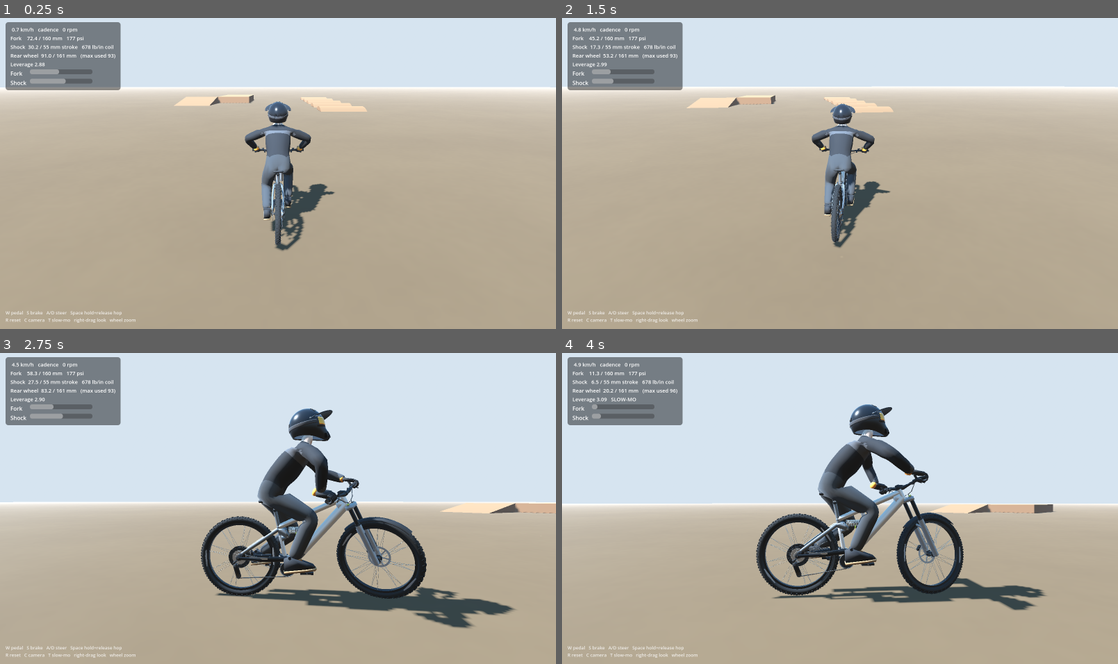
Above: before the commit, frames 1-4 (two rows, left to right).
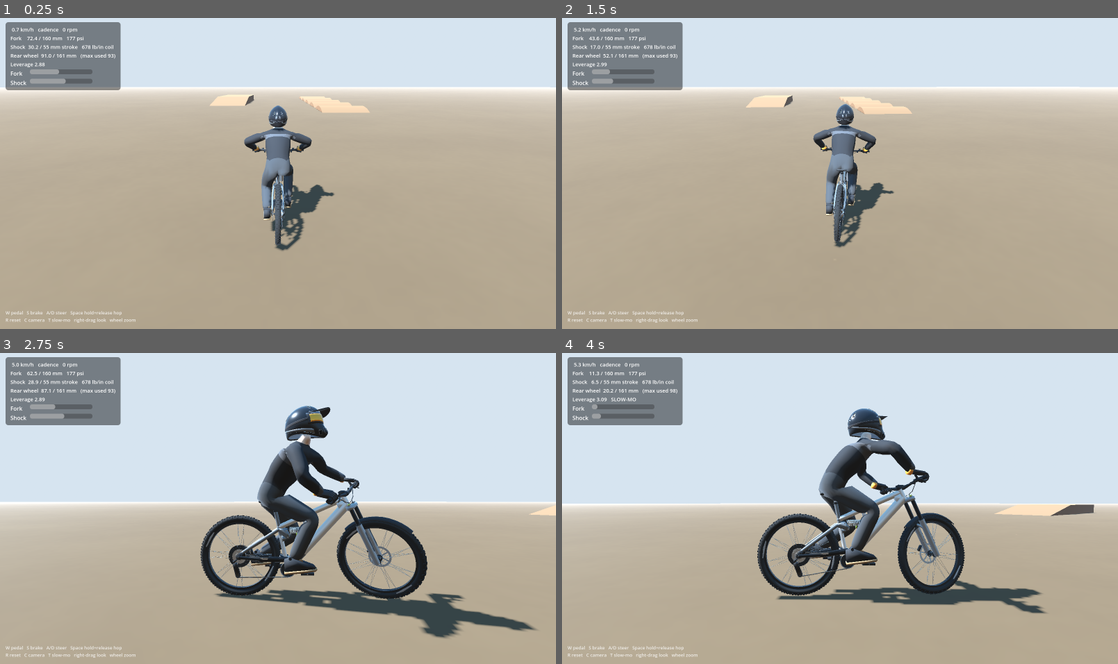
Above: after the commit, the same moments.

Repository: rclogos44-svg/mtb-game
Game: Godot game, scene res://main.tscn
Same seed, same stepped clock (60 frames per second), same inputs: the game is played once before the commit and once after it.
Inputs (mouse positions are in pixels of both pictures, inside the frame that each line leads up to):
- Up to frame 1 (0.25 s): no input
- Up to frame 2 (1.5 s): move the mouse to (962, 157) at 0.52 s; hold D (steer_right) 0.53-1.25 s; hold W (pedal) 0.53-1.25 s; click (962, 157) at 0.67 s; tap Space (hop) at 0.77, 0.8, 1.07 s; drag from (728, 189) to (812, 235) at 1.27 s
- Up to frame 3 (2.75 s): move the mouse to (333, 440) at 2.02 s; hold D (steer_right) from 2.03 s (still down); hold C (camera) from 2.03 s (still down); tap Space (hop) at 2.3 s
- Up to frame 4 (4 s): release D (steer_right) at 2.75 s; release C (camera) at 2.75 s; drag from (812, 570) to (673, 461) at 2.77 s; move the mouse to (1006, 555) at 3.52 s; hold A (steer_left) from 3.53 s (still down); hold T (slowmo) from 3.53 s (still down); tap Space (hop) at 3.77, 3.8 s

The runs differ from the first frame. In frame 1, 1.4% of the frame differs, in the area x 31-67%, y 25-73%; in frame 2, 2.2%; in frame 3, 6.8%, in the area x 2-100%, y 3-92%; in frame 4, 5.3%.

Commit message:
Reactive rider body, stable rollers and drops, fixed stretched hand, new helmet
- Tyres feel the ground with a fan of rays round the lower half, so bumps are
  met by the tyre's leading edge instead of a jolt once under the axle
- Tyre relaxation length; lean target from the steering geometry; rider
  keeps the nose down on one wheel and lines the bike up in the air
- Kicker ramp was placed beside the deck; rollers made smoother
- Rider: hips are a sprung mass that sinks, surges and crouches; legs and
  arms re-solved each tick; torso twists and folds so hands reach the grips
- Fixed pose drift (the cause of the stretched hand): animation sampled
  directly from a reset pose every tick, all on the physics tick
- Helmet redesigned: longer DH shell with ridge, rear lip, vent ports,
  smooth side swooshes, flatter peak, slimmer strap
- Tests: rollers and drop at 4 speeds with steering, feet on pedals, hands
  on grips through every run

Co-Authored-By: Claude Opus 5.5 <noreply@anthropic.com>
Claude-Session: https://claude.ai/code/session_01PTmU7TnnDY58xfcdWWtbHm

Diff:
--- a/game/scripts/bike.gd
+++ b/game/scripts/bike.gd
@@ -13,8 +13,11 @@
 
 const GEO_PATH := "res://assets/geometry.json"
 const TYRE_TUBE := 0.0275          # tyre cross-section radius (m)
-const TYRE_RATE := 110000.0        # tyre vertical stiffness once the suspension bottoms (N/m)
+const TYRE_RATE := 110000.0
+const TYRE_RELAX_LEN := 0.25      # m        # tyre vertical stiffness once the suspension bottoms (N/m)
 const GRAV := 9.81
+## Ray angles round the tyre from straight down (+ = ahead of the axle).
+const WHEEL_RAY_ANGLES := [-0.9, -0.6, -0.35, -0.15, 0.0, 0.15, 0.35, 0.6, 0.9]
 
 @export_group("Rider")
 @export var rider_mass := 75.0
@@ -37,7 +40,9 @@
 @export var air_roll_stiffness := 450.0
 @export var air_roll_damping := 90.0
 @export var air_yaw_damping := 30.0
-@export var air_pitch_damping := 12.0
+@export var air_pitch_stiffness := 220.0
+@export var air_pitch_damping := 40.0
+@export var one_wheel_recovery := 900.0
 ## A rider can't spin the bike faster than this about its roll / yaw axes (rad/s).
 @export var max_twist_rate := 5.0
 
@@ -93,6 +98,7 @@
 	var skid := false
 	var max_s := 0.0          ## deepest travel used (for the HUD)
 	var brake_fx := 0.0       ## brake force applied this step (N)
+	var fy := 0.0             ## cornering force, lagged by the relaxation length (N)
 
 
 static func uv3(p) -> Vector3:
@@ -208,6 +214,8 @@
 	if grounded:
 		# on one wheel the lone tyre can't hold a full lean, so ease off
 		_lean_assist(up_b, fwd_b, 1.0 if both else 0.35)
+		if not both:
+			_one_wheel_balance(fwd_b, right_b)
 		# the rider's arms and legs soak up fast pitching (braking dive, landings)
 		apply_torque(right_b * (-angular_velocity.dot(right_b) * rider_pitch_damping))
 	else:
@@ -222,25 +230,41 @@
 
 func _wheel_step(w: Wheel, axle_ext: Vector3, sus_axis: Vector3, wheel_axis: Vector3,
 		is_rear: bool, dt: float, com_g: Vector3, fwd_b: Vector3) -> void:
+	# Probe the ground with a fan of rays round the lower half of the tyre, so
+	# a bump is felt by the leading edge of the tyre (as on a real wheel), not
+	# only once it is under the axle. For each hit, work out how far the axle
+	# must rise along the suspension axis for the tyre to just touch that point.
+	var space := get_world_3d().direct_space_state
 	var down := -global_transform.basis.y
-	var q := PhysicsRayQueryParameters3D.create(axle_ext - down * 0.3,
-			axle_ext + down * (w.travel + wheel_r + 0.4))
-	q.exclude = [get_rid()]
-	var hit := get_world_3d().direct_space_state.intersect_ray(q)
-
+	var wfwd := down.cross(wheel_axis).normalized()          # wheel's forward, in its plane
+	var top := axle_ext + sus_axis * (w.travel + 0.06)        # rays start above full travel
 	var overlap := -1.0
 	var n := Vector3.UP
 	var a_dot_n := 1.0
 	var n_ip := Vector3.ZERO
-	if not hit.is_empty():
-		n = hit["normal"]
-		n_ip = n - wheel_axis * n.dot(wheel_axis)      # ground normal within the wheel plane
-		var c := n_ip.length()
-		var h_ext: float = (axle_ext - (hit["position"] as Vector3)).dot(n)
-		var h_req := (wheel_r - TYRE_TUBE) * c + TYRE_TUBE
-		a_dot_n = sus_axis.dot(n)
-		if a_dot_n > 0.25:
-			overlap = (h_req - h_ext) / a_dot_n
+	for ang in WHEEL_RAY_ANGLES:
+		var dir := (down * cos(ang) + wfwd * sin(ang)).normalized()
+		var q := PhysicsRayQueryParameters3D.create(top, axle_ext + dir * (wheel_r + 0.35))
+		q.exclude = [get_rid()]
+		var hit := space.intersect_ray(q)
+		if hit.is_empty():
+			continue
+		var hp: Vector3 = hit["position"]
+		var hn: Vector3 = hit["normal"]
+		var adn := sus_axis.dot(hn)
+		if adn < 0.25:
+			continue                                   # a wall: the frame collider handles that
+		# tyre (a torus) against the tangent plane at this hit: exact on flat
+		# ground at any lean, and on curved bumps it's touched by the leading edge
+		var nip := hn - wheel_axis * hn.dot(wheel_axis)
+		var h_req := (wheel_r - TYRE_TUBE) * clampf(nip.length(), 0.0, 1.0) + TYRE_TUBE
+		var h_ext := (axle_ext - hp).dot(hn)
+		var t := (h_req - h_ext) / adn                  # axle rise needed to sit on it
+		if t > overlap:
+			overlap = t
+			n = hn
+			n_ip = nip
+			a_dot_n = adn
 
 	# the wheel can only drop out as fast as rebound damping lets it
 	var s_min := maxf(w.s - _free_extension_speed(w, is_rear) * dt - 0.0005, 0.0)
@@ -256,6 +280,7 @@
 	if not w.contact:
 		w.load = 0.0
 		w.brake_fx = 0.0
+		w.fy = 0.0
 		w.omega *= 0.995
 		w.spin += w.omega * dt
 		return
@@ -268,8 +293,8 @@
 	var N := clampf(f_axis / a_dot_n, 0.0, 14000.0)
 	w.load = N
 	w.normal = n
-	var nip := n_ip.normalized() if n_ip.length() > 0.01 else n
-	w.point = w.axle - nip * (wheel_r - TYRE_TUBE) - n * TYRE_TUBE
+	var nipn := n_ip.normalized() if n_ip.length() > 0.01 else n
+	w.point = w.axle - nipn * (wheel_r - TYRE_TUBE) - n * TYRE_TUBE
 
 	# tyre forces in the contact patch frame
 	var fwd := n.cross(wheel_axis).normalized()
@@ -282,7 +307,12 @@
 	# cornering force from slip angle (~0.12 of load per degree, saturating at
 	# the grip limit near 8-9 degrees); low speeds use a floor so it stays stable
 	var slip := v_lat / maxf(absf(v_long), 1.5)
-	var fy := -clampf(slip * 7.0, -1.0, 1.0) * lim
+	var fy_target := -clampf(slip * 7.0, -1.0, 1.0) * lim
+	# a tyre builds cornering force over ~25 cm of rolling (relaxation length),
+	# so landings and sudden loads don't snap the bike round
+	var relax := clampf((absf(v_long) + 1.0) * dt / TYRE_RELAX_LEN, 0.0, 1.0)
+	w.fy = lerpf(w.fy, fy_target, relax)
+	var fy := clampf(w.fy, -lim, lim)
 	var fx := -signf(v_long) * minf(0.012 * N, absf(v_long) * m_eff / dt)       # rolling resistance
 	if is_rear and in_pedal > 0.0:
 		var cadence_fade := 1.0 - clampf((cadence_rpm - 115.0) / 35.0, 0.0, 1.0)
@@ -329,16 +359,40 @@
 	var w := angular_velocity
 	apply_torque(fwd_b * (air_roll_stiffness * level_err - air_roll_damping * w.dot(fwd_b)))
 	apply_torque(up_b * (-air_yaw_damping * w.dot(up_b)))
-	apply_torque(right_b * (-air_pitch_damping * w.dot(right_b)))
+	# rider keeps the bike lined up with the flight path (soft, so flips can override)
+	var pitch_err := 0.0
+	var v := linear_velocity
+	if v.length() > 2.0:
+		pitch_err = fwd_b.cross(v.normalized()).dot(right_b)
+	apply_torque(right_b * (air_pitch_stiffness * pitch_err - air_pitch_damping * w.dot(right_b)))
+
+
+## On one wheel the rider stops a wheelie or a nose-wheelie from going over:
+## past ~12 degrees off the ground's slope they push the bike back toward level.
+func _one_wheel_balance(fwd_b: Vector3, right_b: Vector3) -> void:
+	var w := rear if rear.contact else front
+	var tilt := fwd_b.dot(w.normal)            # + nose up relative to the ground under the wheel
+	var lim := sin(deg_to_rad(12.0))
+	var excess := 0.0
+	if rear.contact and tilt > lim:
+		excess = tilt - lim
+	elif front.contact and tilt < -lim:
+		excess = tilt + lim
+	if excess != 0.0:
+		var pitch_rate := angular_velocity.dot(right_b)
+		apply_torque(right_b * (-one_wheel_recovery * excess - 60.0 * pitch_rate))
 
 
 func _lean_assist(up_b: Vector3, fwd_b: Vector3, strength := 1.0) -> void:
 	## Holds the bike at the lean a real rider would use for the current turn.
+	# lean for the turn being steered (bicycle geometry), not for whatever yaw a
+	# bump just caused: tan(lean) = v^2 tan(steer) / (g * wheelbase)
 	var v := linear_velocity
-	var v_h := Vector3(v.x, 0.0, v.z)
-	var yaw_rate := angular_velocity.dot(Vector3.UP)
-	var a_c := (Vector3.UP * yaw_rate).cross(v_h)
-	var target_up := (Vector3.UP * GRAV + a_c).normalized()
+	var v_f := v.dot(fwd_b)
+	var wb: float = geo["wheelbase"]
+	var a_lat := v_f * v_f * tan(steer_angle) / wb
+	var left := Vector3.UP.cross(Vector3(fwd_b.x, 0.0, fwd_b.z)).normalized()
+	var target_up := (Vector3.UP * GRAV + left * a_lat).normalized()
 	var err := up_b.cross(target_up).dot(fwd_b)
 	var roll_rate := angular_velocity.dot(fwd_b)
 	apply_torque(fwd_b * strength * (lean_stiffness * err - lean_damping * roll_rate))
--- a/game/scripts/bike_visual.gd
+++ b/game/scripts/bike_visual.gd
@@ -14,6 +14,8 @@
 var skel: Skeleton3D
 var arm_bones := []      # [[upperarm, forearm, hand], ...]
 var anim_len := 2.0
+var pedal_anim: Animation
+var pose_tracks := []        # [track, bone, type]
 var g: Dictionary
 var ring_r := 0.06
 var cog_r := 0.026
@@ -33,23 +35,30 @@
 		rest[n] = node.transform
 	ring_r = float(g["chainring_teeth"]) * 0.0127 / TAU
 	cog_r = float(g["cog_teeth"]) * 0.0127 / TAU
-	anim = $Rider.find_child("AnimationPlayer", true, false)
 	for n in $Rider.find_children("*", "Skeleton3D", true, false):
 		skel = n
+	anim = $Rider.find_child("AnimationPlayer", true, false)
 	if skel:
 		for s in ["R", "L"]:
 			var ids := [skel.find_bone("upperarm." + s), skel.find_bone("forearm." + s), skel.find_bone("hand." + s)]
 			if not ids.has(-1):
 				arm_bones.append(ids)
 	if anim:
-		# we drive the animation ourselves (from the crank angle), then fix up the arms
+		# we sample the pedalling animation ourselves (at the crank angle) every
+		# tick, so each frame starts from the clean pose before the body is adjusted
 		anim.callback_mode_process = AnimationMixer.ANIMATION_CALLBACK_MODE_PROCESS_MANUAL
+		anim.active = false
 		var names := anim.get_animation_list()
 		var pick := "Pedal" if anim.has_animation("Pedal") else (names[0] if names.size() > 0 else "")
 		if pick != "":
-			anim.play(pick)
-			anim.speed_scale = 0.0
-			anim_len = anim.get_animation(pick).length
+			pedal_anim = anim.get_animation(pick)
+			anim_len = pedal_anim.length
+			if skel:
+				for ti in pedal_anim.get_track_count():
+					var bone := skel.find_bone(String(pedal_anim.track_get_path(ti).get_concatenated_subnames()))
+					var ty := pedal_anim.track_get_type(ti)
+					if bone >= 0 and (ty == Animation.TYPE_POSITION_3D or ty == Animation.TYPE_ROTATION_3D):
+						pose_tracks.append([ti, bone, ty])
 	_shadows($Rider)
 	_shadows(model)
 
@@ -69,12 +78,13 @@
 	return Vector2(p[0], p[1])
 
 
-func _process(_dt: float) -> void:
+func _physics_process(dt: float) -> void:
+	# on the physics tick, so the bike's interpolation carries every part smoothly
 	if bike == null or bike.linkage == null:
 		return
 	_rear()
 	_front()
-	_drivetrain()
+	_drivetrain(dt)
 
 
 func _set_rot(name: String, angle: float, pos = null) -> void:
@@ -131,7 +141,7 @@
 		parts["FrontWheel"].transform = t3
 
 
-func _drivetrain() -> void:
+func _drivetrain(dt: float) -> void:
 	var a := bike.crank_angle
 	if parts.has("Cranks"):
 		var t: Transform3D = rest["Cranks"]
@@ -153,47 +163,171 @@
 	_chain("ChainTop", bb + Vector2(0, ring_r + 0.002), axle_now + Vector2(0, cog_r + 0.002))
 	_chain("ChainBot", bb + Vector2(0, -ring_r - 0.002), lo_now + Vector2(-0.003, -0.018))
 	# rider follows the crank
-	if anim:
-		anim.seek(fposmod(a, TAU) / TAU * anim_len, true)
-	_arms_follow_bars()
-
-
-## The baked animation has the hands on the bars with the steering straight.
-## When the bars turn, move each wrist with its grip and re-solve the arm as a
-## two-bone chain (keeping the elbow on the same side it bends to).
-func _arms_follow_bars() -> void:
-	if skel == null or not parts.has("Steer") or arm_bones.is_empty():
-		return
-	var D: Transform3D = parts["Steer"].transform * (rest["Steer"] as Transform3D).affine_inverse()
-	if absf(bike.steer_angle) < 0.002:
-		return
+	if pedal_anim and skel:
+		var t := fposmod(a, TAU) / TAU * anim_len
+		# start from the rest pose: the animation only keys rotations (and the
+		# hips' position), so anything the body solver moved must be cleared
+		skel.reset_bone_poses()
+		for tr in pose_tracks:
+			if tr[2] == Animation.TYPE_POSITION_3D:
+				skel.set_bone_pose_position(tr[1], pedal_anim.position_track_interpolate(tr[0], t))
+			else:
+				skel.set_bone_pose_rotation(tr[1], pedal_anim.rotation_track_interpolate(tr[0], t))
+	_rider_body(dt)
+
+
+## Rider body. The baked animation is the pedalling stroke with the bike level
+## and the bars straight. On top of it the hips are a sprung, damped mass that
+## reacts to the bike (sinking on landings, surging and bracing under braking,
+## crouching to load a hop), then the legs are re-solved so the feet stay on
+## the pedals and the arms so the hands stay on the (steered) grips.
+var hip_off := Vector3.ZERO          # in the bike's local frame (m)
+var hip_vel := Vector3.ZERO
+var _v_prev := Vector3.ZERO
+var leg_bones := []                  # [[thigh, shin, foot], ...]
+var hips_bone := -1
+var spine_bone := -1
+var foot_miss := 0.0
+var hand_miss := 0.0                 # how far the hands ended from the grips last tick (m)
+
+const HIP_FREQ := 1.7                # Hz, rider's legs/arms as a suspension
+const HIP_DAMP := 0.65
+const HIP_MIN := Vector3(-0.05, -0.13, -0.08)
+const HIP_MAX := Vector3(0.05, 0.05, 0.14)
+
+
+func _rider_body(dt: float) -> void:
+	if skel == null:
+		return
+	if hips_bone < 0:
+		hips_bone = skel.find_bone("hips")
+		spine_bone = skel.find_bone("spine")
+		for s in ["R", "L"]:
+			var ids := [skel.find_bone("thigh." + s), skel.find_bone("shin." + s), skel.find_bone("foot." + s)]
+			if not ids.has(-1):
+				leg_bones.append(ids)
+		_v_prev = bike.linear_velocity
+	if hips_bone < 0:
+		return
+
+	# --- hips as a spring-mass riding on the bike
+	var basis_inv := bike.global_transform.basis.inverse()
+	var acc := (bike.linear_velocity - _v_prev) / maxf(dt, 1e-4)
+	_v_prev = bike.linear_velocity
+	var felt := basis_inv * (acc - Vector3(0.0, -Bike.GRAV, 0.0))   # specific force, bike frame
+	var extra := felt - Vector3(0.0, Bike.GRAV, 0.0)
+	if not (bike.rear.contact or bike.front.contact):
+		extra = Vector3.ZERO                                           # weightless in the air
+	extra = extra.clamp(Vector3(-25, -40, -25), Vector3(25, 40, 25))
+	var target := Vector3.ZERO
+	target.y -= 0.11 * bike.hop_charge                                  # crouch to load a hop...
+	target.z += 0.07 * bike.hop_charge                                  # ...down and back, behind the saddle
+	target.z += 0.10 * bike.weight_back                                 # hips back under braking
+	if not (bike.rear.contact or bike.front.contact):
+		target.y -= 0.06                                                # ready position in the air
+	var w := TAU * HIP_FREQ
+	var a := -w * w * (hip_off - target) - 2.0 * HIP_DAMP * w * hip_vel - extra * 0.55
+	hip_vel += a * dt
+	hip_off += hip_vel * dt
+	var clamped := hip_off.clamp(HIP_MIN, HIP_MAX)
+	if clamped != hip_off:
+		hip_vel *= 0.3
+		hip_off = clamped
+
+	# --- remember where the animation put the hands and feet, then move the hips
+	var feet := []
+	for ids in leg_bones:
+		feet.append(skel.get_bone_global_pose(ids[2]))
+	var hands := []
 	for ids in arm_bones:
-		var ua: int = ids[0]
-		var fa: int = ids[1]
-		var hd: int = ids[2]
-		var g_ua := skel.get_bone_global_pose(ua)
-		var g_fa := skel.get_bone_global_pose(fa)
-		var g_hd := skel.get_bone_global_pose(hd)
-		var s := g_ua.origin
-		var e0 := g_fa.origin
-		var w0 := g_hd.origin
-		var wt := D * w0
-		var l1 := s.distance_to(e0)
-		var l2 := e0.distance_to(w0)
-		var d := wt - s
-		var dist := clampf(d.length(), absf(l1 - l2) + 0.001, l1 + l2 - 0.001)
-		var dir := d.normalized()
-		var cos_a := clampf((l1 * l1 + dist * dist - l2 * l2) / (2.0 * l1 * dist), -1.0, 1.0)
-		var pole := e0 - s
-		pole = (pole - dir * pole.dot(dir)).normalized()
-		var e1 := s + dir * (l1 * cos_a) + pole * (l1 * sqrt(1.0 - cos_a * cos_a))
-		var w1 := s + dir * dist
-		var r1 := Basis(Quaternion((e0 - s).normalized(), (e1 - s).normalized()))
-		skel.set_bone_global_pose(ua, Transform3D(r1 * g_ua.basis, s))
-		var fa_dir0 := (r1 * (w0 - e0)).normalized()
-		var r2 := Basis(Quaternion(fa_dir0, (w1 - e1).normalized()))
-		skel.set_bone_global_pose(fa, Transform3D(r2 * r1 * g_fa.basis, e1))
-		skel.set_bone_global_pose(hd, Transform3D(D.basis * g_hd.basis, w1))
+		hands.append(skel.get_bone_global_pose(ids[2]))
+	var hp := skel.get_bone_global_pose(hips_bone)
+	# skeleton space is the bike model's space (both sit at the Visual origin)
+	var local_off := Vector3(hip_off.x, hip_off.y, hip_off.z + maxf(-hip_off.y, 0.0) * 0.5)
+	hp.origin += local_off
+	skel.set_bone_global_pose(hips_bone, hp)
+	var D := Transform3D.IDENTITY
+	if parts.has("Steer"):
+		D = parts["Steer"].transform * (rest["Steer"] as Transform3D).affine_inverse()
+	if spine_bone >= 0:
+		# Upper body: twist with the bars, and fold forward at the hips only as
+		# much as needed for both hands to reach their grips (as a rider does
+		# when crouching low or reaching for a turned bar).
+		var sp0 := skel.get_bone_global_pose(spine_bone)
+		var twist := Basis(Vector3.UP, bike.steer_angle * 0.9)
+		var fold := clampf(hip_off.y * 0.8, -0.2, 0.05)
+		for k in 10:
+			var sp := sp0
+			sp.basis = (twist * Basis(Vector3.RIGHT, fold) * sp0.basis).orthonormalized()
+			skel.set_bone_global_pose(spine_bone, sp)
+			var worst := 0.0
+			for i in arm_bones.size():
+				var ids: Array = arm_bones[i]
+				var sh := skel.get_bone_global_pose(ids[0]).origin
+				var el := skel.get_bone_global_pose(ids[1]).origin
+				var wr := skel.get_bone_global_pose(ids[2]).origin
+				var reach := sh.distance_to(el) + el.distance_to(wr)
+				var h: Transform3D = hands[i]
+				worst = maxf(worst, sh.distance_to(D * h.origin) / reach)
+			if worst < 0.97 or fold < -0.7:
+				break
+			fold -= 0.07
+
+	# --- legs: feet back onto the pedals
+	foot_miss = 0.0
+	for i in leg_bones.size():
+		var f: Transform3D = feet[i]
+		foot_miss = maxf(foot_miss, _two_bone(leg_bones[i], f.origin, f.basis))
+	# --- arms: hands onto the grips, which turn with the steering
+	hand_miss = 0.0
+	for i in arm_bones.size():
+		var h: Transform3D = hands[i]
+		hand_miss = maxf(hand_miss, _two_bone(arm_bones[i], D * h.origin, D.basis * h.basis))
+
+
+## Two-bone IK in skeleton space: bend a-b-c so c lands on `target`, keeping the
+## middle joint on the side it already bends to; c takes `end_basis`.
+func _two_bone(ids: Array, target: Vector3, end_basis: Basis) -> float:
+	var ia: int = ids[0]
+	var ib: int = ids[1]
+	var ic: int = ids[2]
+	var ga := skel.get_bone_global_pose(ia)
+	var gb := skel.get_bone_global_pose(ib)
+	var gc := skel.get_bone_global_pose(ic)
+	var s := ga.origin
+	var m0 := gb.origin
+	var e0 := gc.origin
+	var l1 := s.distance_to(m0)
+	var l2 := m0.distance_to(e0)
+	var d := target - s
+	if l1 < 1e-4 or l2 < 1e-4 or d.length() < 1e-4:
+		return 0.0
+	var dist := clampf(d.length(), absf(l1 - l2) + 0.002, l1 + l2 - 0.002)
+	var dir := d.normalized()
+	var cos_a := clampf((l1 * l1 + dist * dist - l2 * l2) / (2.0 * l1 * dist), -1.0, 1.0)
+	var pole := m0 - s
+	pole -= dir * pole.dot(dir)
+	if pole.length() < 1e-4:
+		return 0.0
+	pole = pole.normalized()
+	var m1 := s + dir * (l1 * cos_a) + pole * (l1 * sqrt(1.0 - cos_a * cos_a))
+	var e1 := s + dir * dist
+	var r1 := _arc(m0 - s, m1 - s)
+	var r2 := _arc(r1 * (e0 - m0), e1 - m1)
+	if not (r1.is_finite() and r2.is_finite() and m1.is_finite()):
+		return 0.0
+	skel.set_bone_global_pose(ia, Transform3D((r1 * ga.basis).orthonormalized(), s))
+	skel.set_bone_global_pose(ib, Transform3D((r2 * r1 * gb.basis).orthonormalized(), m1))
+	skel.set_bone_global_pose(ic, Transform3D(end_basis.orthonormalized(), e1))
+	return e1.distance_to(target)
+
+
+static func _arc(from: Vector3, to: Vector3) -> Basis:
+	var a := from.normalized()
+	var b := to.normalized()
+	if a.dot(b) > 0.99999:
+		return Basis.IDENTITY
+	return Basis(Quaternion(a, b))
 
 
 func _chain(name: String, a2: Vector2, b2: Vector2) -> void:
--- a/game/scripts/main.gd
+++ b/game/scripts/main.gd
@@ -145,11 +145,11 @@
 	# a line of rollers straight ahead of the spawn, off to the right
 	for i in range(5):
 		var r := CSGCylinder3D.new()
-		r.radius = 2.6
+		r.radius = 5.0
 		r.height = 3.5
-		r.sides = 48
+		r.sides = 96
 		r.rotation_degrees = Vector3(0, 0, 90)
-		r.position = Vector3(5.0, -2.6 + 0.32, -18.0 - i * 4.2)
+		r.position = Vector3(5.0, -5.0 + 0.35, -18.0 - i * 4.6)
 		r.use_collision = true
 		r.material = _dirt()
 		add_child(r)
@@ -167,5 +167,5 @@
 	ramp.material = _dirt()
 	# polygon is in XY, extruded along -Z: turn it so it climbs toward -Z
 	ramp.rotation_degrees = Vector3(0, 90, 0)
-	ramp.position = Vector3(-6.75, 0, -23.0)
+	ramp.position = Vector3(-3.25, 0, -23.0)   # extrudes toward -X, under the deck
 	add_child(ramp)
--- /dev/null
+++ b/game/tests/hands_shots.gd
@@ -0,0 +1,25 @@
+extends SceneTree
+var out := "user://"
+var steer := 0.0
+func pilot(_b, _t) -> Dictionary:
+	return {"pedal": 0.6 if _b.linear_velocity.length() < 3.0 else 0.0, "steer": steer}
+func _initialize() -> void:
+	out = OS.get_cmdline_user_args()[0]
+	var main: Node = load("res://main.tscn").instantiate()
+	root.add_child(main)
+	_run.call_deferred(main)
+func frames(n: int) -> void:
+	for i in n: await process_frame
+func _run(main) -> void:
+	await process_frame
+	var bike: Bike = main.bike
+	bike.autopilot = pilot
+	bike.reset_bike(Transform3D(Basis(), Vector3(40, 0.05, 40)))
+	main.cam.dist = 2.4
+	for s in [0.0, 1.0, -1.0]:
+		steer = s
+		await frames(90)
+		await process_frame
+		root.get_viewport().get_texture().get_image().save_png(out.path_join("hands_%s.png" % str(s)))
+		print("saved ", s)
+	quit()
--- a/game/tests/sim_test.gd
+++ b/game/tests/sim_test.gd
@@ -6,6 +6,7 @@
 var fails := 0
 var phase := "settle"
 var t0 := 0.0
+var line_speed := 6.0
 
 
 func check(name: String, ok: bool, detail: String) -> void:
@@ -31,6 +32,8 @@
 			return {"pedal": 1.0, "steer": 1.0 if k % 2 == 0 else -1.0, "hop": int(_t * 1.3) % 3 == 0}
 		"steerstill":
 			return {"steer": 1.0}
+		"line":
+			return {"pedal": 1.0 if _b.linear_velocity.length() < line_speed else 0.0, "steer": 0.25 * sin(_t * 2.3)}
 		"hopload":
 			return {"hop": true}
 	return {}
@@ -87,9 +90,15 @@
 	check("still on two wheels", bike.rear.contact and bike.front.contact, "")
 
 	phase = "turnbrake"
-	await wait(1.5)
-	check("brakes mid-corner without crashing", absf(roll_deg()) < 40.0 and bike.rear.contact and bike.front.contact,
-		"roll %.1f, %.1f km/h" % [roll_deg(), bike.linear_velocity.length() * 3.6])
+	var tb_worst := 0.0
+	var tb_flipped := false
+	for i in int(1.5 * Engine.physics_ticks_per_second):
+		await physics_frame
+		tb_worst = maxf(tb_worst, absf(roll_deg()))
+		if bike.global_transform.basis.y.dot(Vector3.UP) < 0.3:
+			tb_flipped = true
+	check("brakes mid-corner without crashing", not tb_flipped and tb_worst < 45.0,
+		"max roll %.1f, now %.1f km/h" % [tb_worst, bike.linear_velocity.length() * 3.6])
 	phase = "straight"
 	await wait(3.0)
 	var v0 := bike.linear_velocity.length()
@@ -155,6 +164,29 @@
 			flips += 1
 		was_flipped = flipped
 	check("jerky steering + hops: no tumbling", flips == 0 and max_twist <= 5.01, "flips %d, max roll/yaw rate %.1f rad/s" % [flips, max_twist])
+
+	# rollers and the drop, with a bit of steering, at several speeds: stay up
+	for spot in [["rollers", Vector3(5.0, 0.05, -6.0), 7.0], ["drop", Vector3(-5.0, 0.05, -12.0), 6.0]]:
+		for spd in [4.0, 6.0, 8.0, 10.0]:
+			phase = "line"
+			line_speed = spd
+			bike.reset_bike(Transform3D(Basis(), spot[1]))
+			await wait(0.05)
+			var crashed := false
+			var worst_roll := 0.0
+			var worst_at := Vector3.ZERO
+			var worst_hand := 0.0
+			var visn = bike.get_node("Visual")
+			for i in int(float(spot[2]) * Engine.physics_ticks_per_second):
+				await physics_frame
+				worst_hand = maxf(worst_hand, visn.hand_miss)
+				if absf(roll_deg()) > worst_roll:
+					worst_roll = absf(roll_deg())
+					worst_at = bike.global_position
+				if bike.global_transform.basis.y.dot(Vector3.UP) < 0.3:
+					crashed = true
+			check("%s at %d km/h stays up, hands on bars" % [spot[0], int(spd * 3.6)], not crashed and worst_roll < 40.0 and worst_hand < 0.02,
+				"max roll %.0f deg, hands up to %.1f cm off" % [worst_roll, worst_hand * 100])
 
 	# hands follow the bars when steering
 	phase = "settle"
@@ -179,8 +211,25 @@
 	await process_frame
 	await process_frame
 	var e_turned: float = grip_err.call()
-	check("hands stay on the grips when steering", absf(e_turned - e_straight) < 0.01 and absf(bike.steer_angle) > 0.4,
-		"steer %.0f deg, wrist-to-grip %.3f m straight vs %.3f m turned" % [rad_to_deg(bike.steer_angle), e_straight, e_turned])
+	check("hands stay on the grips when steering", vis.hand_miss < 0.01 and absf(e_turned - e_straight) < 0.02 and absf(bike.steer_angle) > 0.4,
+		"steer %.0f deg, hands %.1f cm off target; wrist-to-grip %.3f m straight vs %.3f m turned" % [rad_to_deg(bike.steer_angle), vis.hand_miss * 100, e_straight, e_turned])
+
+	# feet stay on the pedals (ankle a shoe's length from the pedal axle)
+	phase = "pedal"
+	bike.reset_bike(Transform3D(Basis(), Vector3(-120, 0.05, 0)))
+	var worst_foot := 0.0
+	for i in 240:
+		await physics_frame
+		if i < 60:
+			continue
+		var v2 = bike.get_node("Visual")
+		for s in ["R", "L"]:
+			var fb: int = v2.skel.find_bone("foot." + s)
+			var ankle: Vector3 = v2.skel.get_bone_global_pose(fb).origin
+			var pedal: Vector3 = (v2.parts["Pedal" + s] as Node3D).global_position
+			var ped_local: Vector3 = (v2.model as Node3D).global_transform.affine_inverse() * pedal
+			worst_foot = maxf(worst_foot, ankle.distance_to(ped_local))
+	check("feet stay on the pedals", worst_foot < 0.20, "ankle up to %.2f m from the pedal axle" % worst_foot)
 
 	print("RESULT: %s (%d failed)" % ["OK" if fails == 0 else "FAILED", fails])
 	quit(1 if fails else 0)
Binary file changed: game/assets/rider.glb
Not shown, added: game/tests/hands_shots.gd.uid
Not shown, changed: art/rider.blend
Not shown, changed: web/play.html
